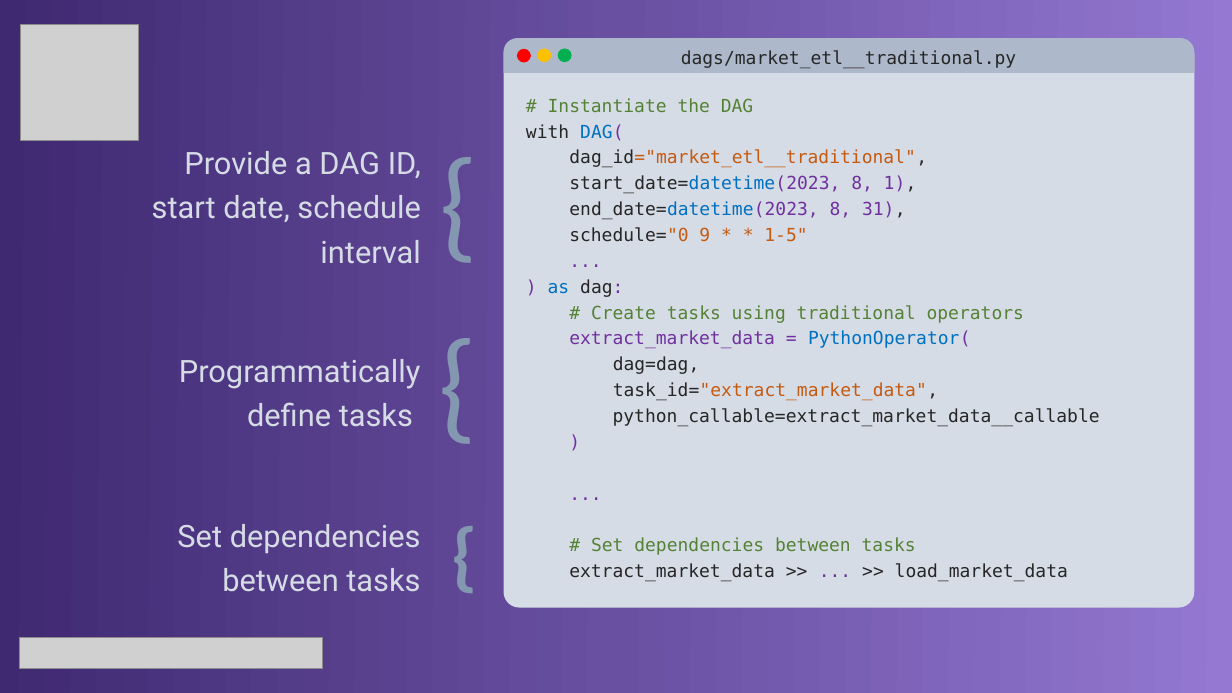
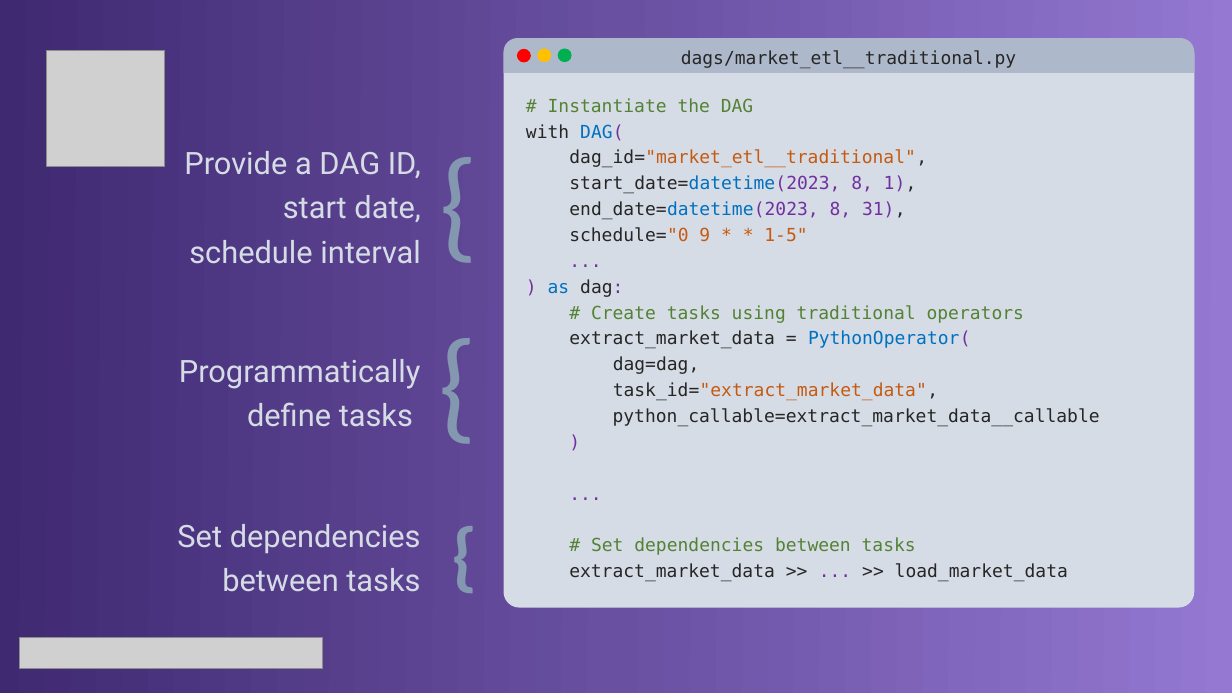
Before and after one commit to jroachgolf84/astronomer-panel-interview, a slide deck: slide 9 of documentation/Astronomer Panel Presentation.pptx (slide 8 before the commit). Drawn at 1232x693 pixels with LibreOffice and Linux fonts; fonts in the diff are those of the drawing; grey boxes stand for pictures. Boxes give left, top, right and bottom in pixels: in the first picture for what was removed or moved away, otherwise in the second. Text is boxed around its words. In the diff, an @@ line names an element or a change of style, - is before the commit and + after.

```diff
--- a/documentation/Astronomer Panel Presentation.pptx
+++ b/documentation/Astronomer Panel Presentation.pptx
@@ picture moved from (x1=20, y1=24, x2=139, y2=140) to (x1=46, y1=50, x2=165, y2=166) @@
@@ text "Provide a DAG ID, start ..." rewrapped from (x1=152, y1=151, x2=421, y2=264) to (x1=184, y1=151, x2=421, y2=264) @@
@@ text at (x1=569, y1=149, x2=971, y2=349): text colour #C55A11 to #262626 in "dag_id="market_etl__traditional","; text colour #7030A0 to #262626 in "extract_market_data =" @@
```
Also in this commit, not shown: 14 other slides changed, 1 slide added, 1 other file.
